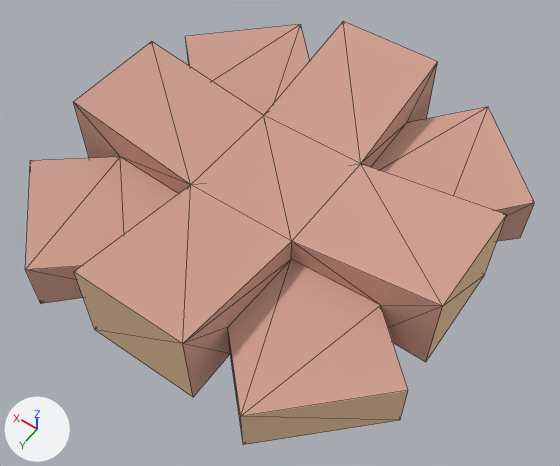
Renders of the glTF model example_game/world/props/campfire-logs.prop/model.glb from each side of a commit.
One viewpoint serves both versions: a 50 mm lens placed at (-0.502, 0.694, 1.03), pointed at (-0.039, 0.045, 0.012). Every picture has the same lights, and +X, +Y and +Z are marked at lower left. The picture after the commit comes second. Mesh edges are drawn as thin lines. Vertices at exactly the same position are counted once.

Objects in the first picture: 'model'.
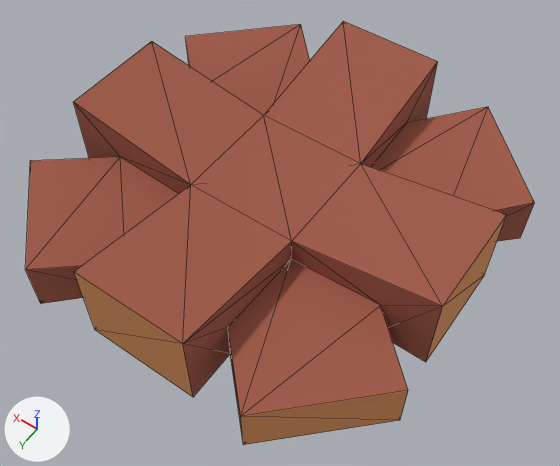
Changed parts and their boxes [x1, y1, x2, y2] in the pictures (560 x 466 px):
```json
{"part": 1, "of": "me_model", "change": "recoloured", "before": [25, 21, 534, 439], "after": [25, 21, 534, 439], "on screen": "beige to brown"}
{"part": 2, "of": "me_model", "change": "recoloured", "before": [74, 216, 506, 445], "after": [74, 216, 506, 445]}
```

Edits to the scene script, one JSON object a line:
```json
{"block": "me_model", "where": "me_model.from_pydata(...)  # 57 vertices, 110 faces; spans x -0.365..0.365, y -0.365..0.365, z -0.02..0.136"}
{"block": "me_model", "where": "# used by ob_model"}
{"block": "me_model", "change": "me_model part 1: 96 faces centred in x -0.33..0.33, y -0.33..0.33, z -0.02..0.122 are repainted in the vertex colours; the middle colour goes from beige #d0a090 to brown #a05a47"}
{"block": "me_model", "change": "me_model part 2: 14 faces centred in x -0.35..0.35, y -0.35..0.35, z 0.011..0.084 are repainted in the vertex colours; the middle colour goes from beige #edc7a0 to orange #d9915a"}
```
